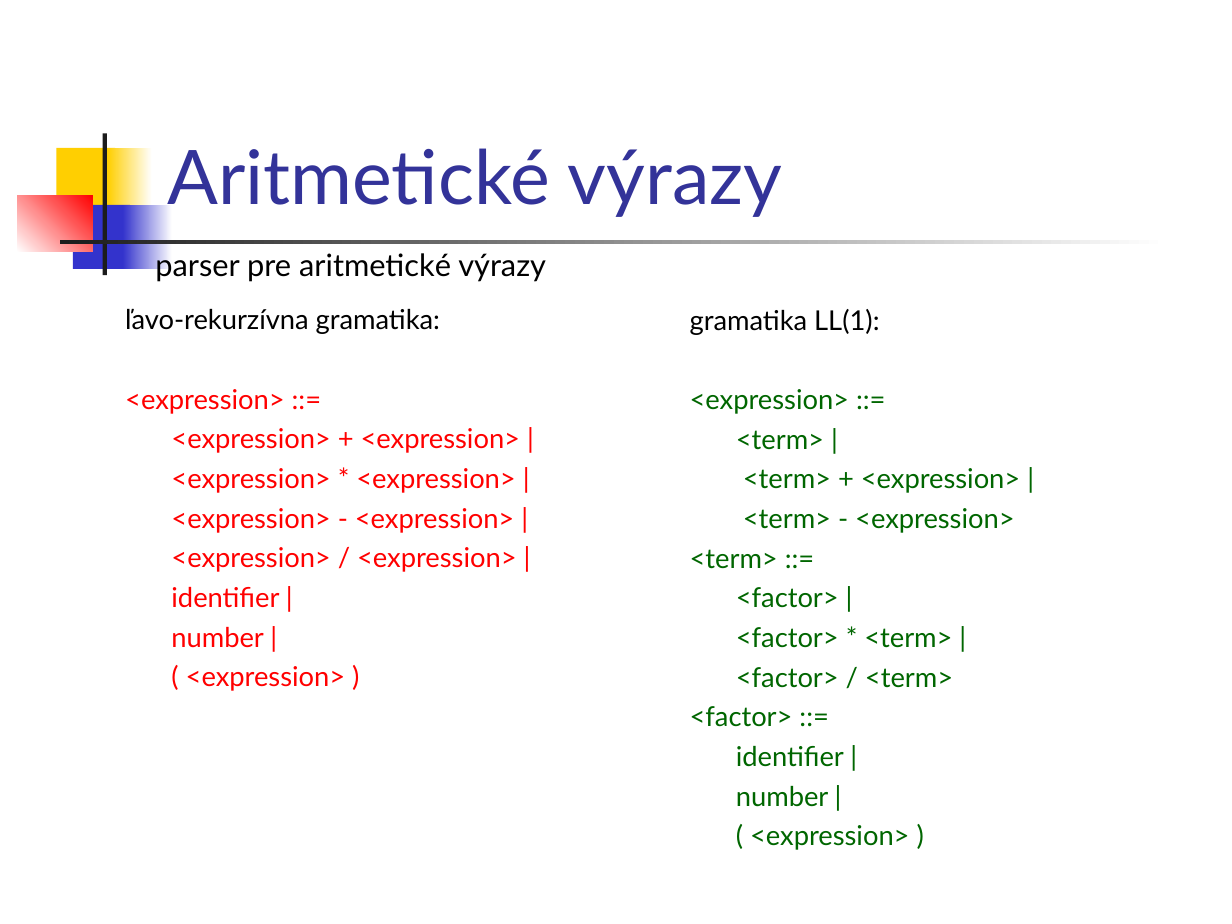
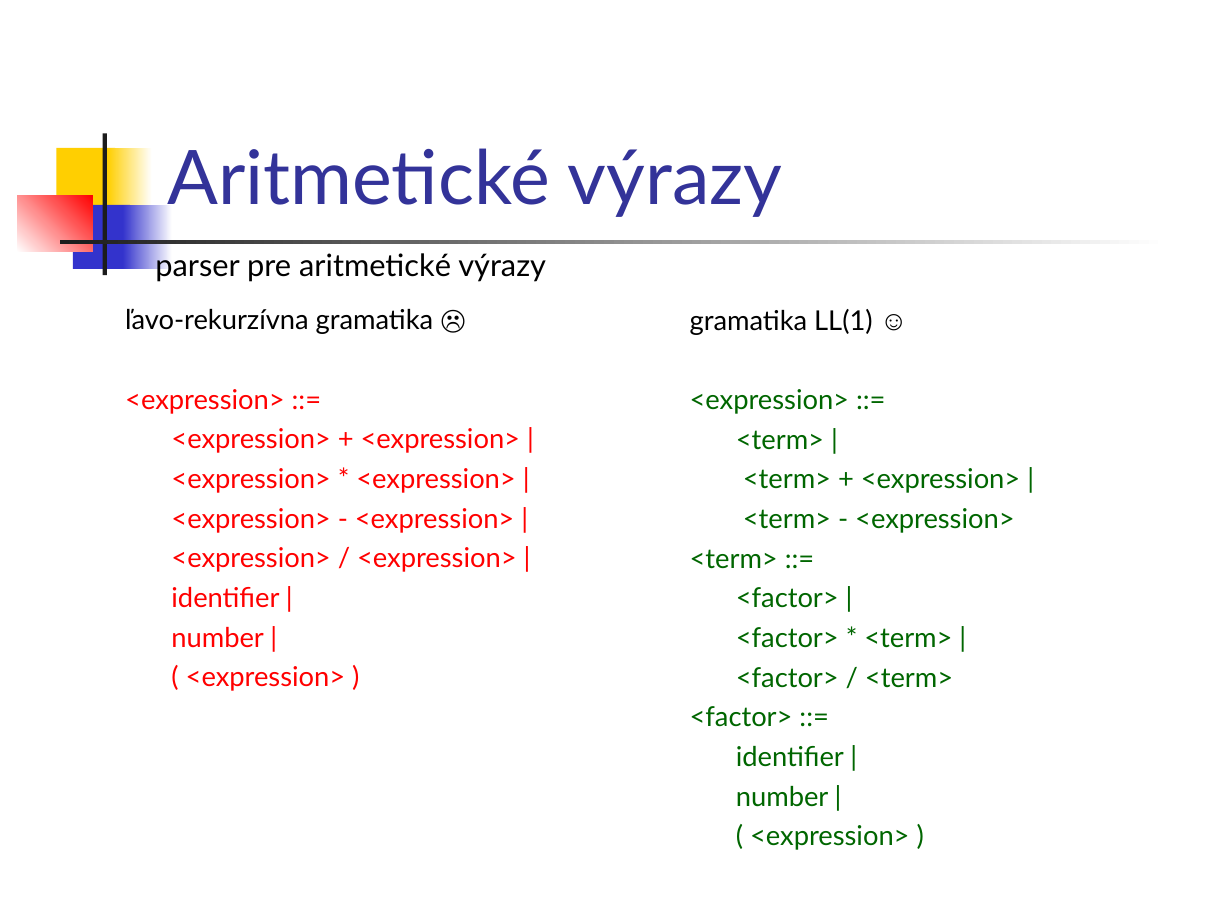
Before and after one commit to Funkcionalne/Prednasky, a slide deck: slide 16 of 10/10_fpro.ppt (slide 15 before the commit). Drawn at 1232x924 pixels with LibreOffice and Linux fonts; fonts in the diff are those of the drawing. Boxes give left, top, right and bottom in pixels: in the first picture for what was removed or moved away, otherwise in the second. Text is boxed around its words. In the diff, an @@ line names an element or a change of style, - is before the commit and + after.

```diff
--- a/10/10_fpro.ppt
+++ b/10/10_fpro.ppt
@@ text at box(125, 308, 434, 334): text changed @@
-ľavo-rekurzívna gramatika:
+ľavo-rekurzívna gramatika ☹
@@ text at box(690, 309, 873, 335): text changed @@
-gramatika LL(1):
+gramatika LL(1) ☺
```
Also in this commit, not shown: 22 other slides changed, 2 slides added, 2 other files.
